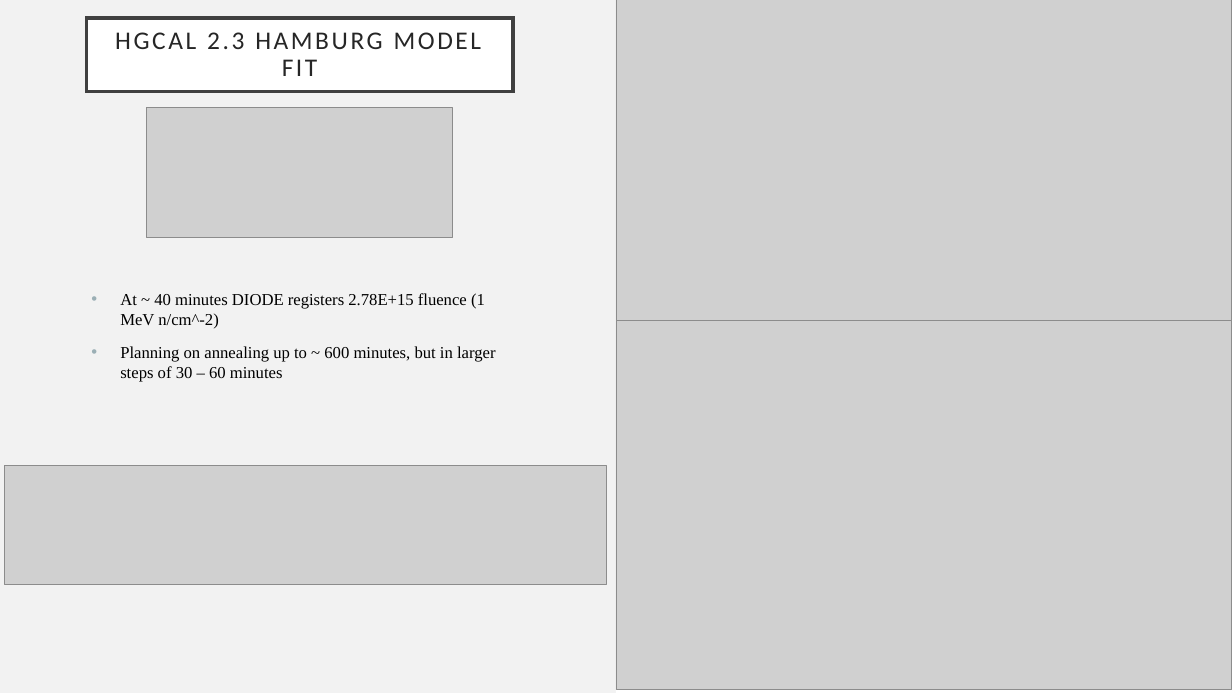
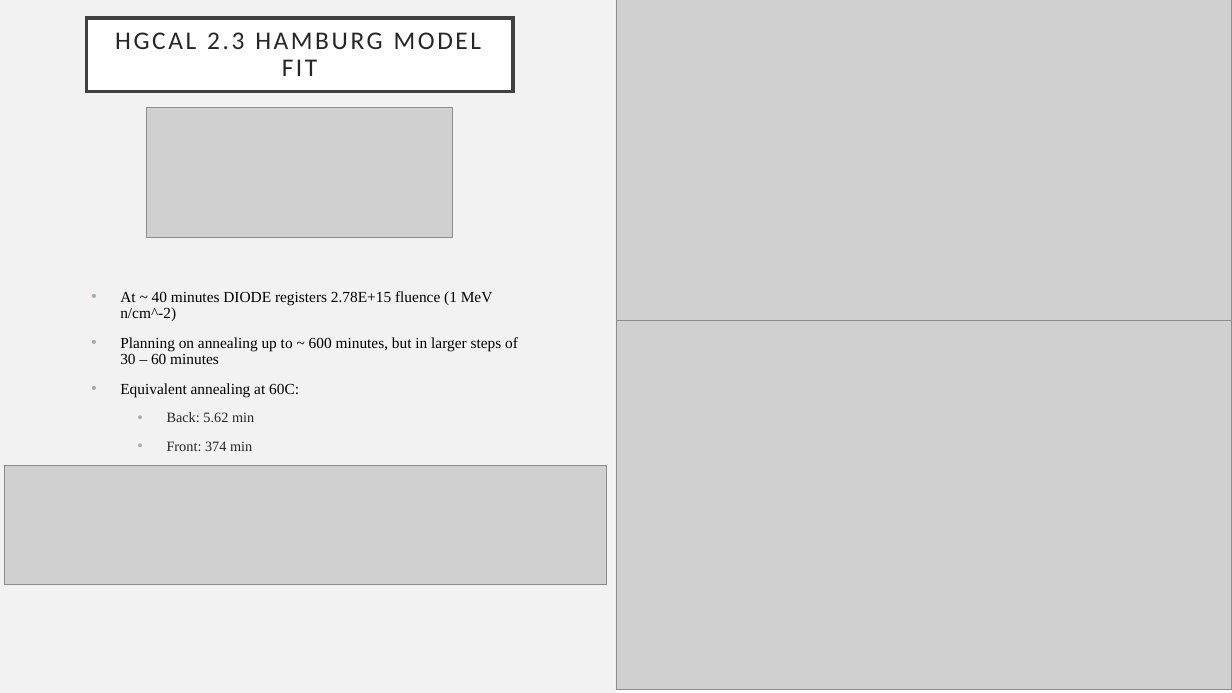
Before and after one commit to ctiley/CERN_CMS_Silicon_Sensor, a slide deck: slide 3 of Diodes/HGCAL/Presentation/2022_02_HGCAL_Diodes_Hamburg.pptx. Drawn at 1232x693 pixels with LibreOffice and Linux fonts; fonts in the diff are those of the drawing; grey boxes stand for pictures; background and template pictures are left out. Boxes give left, top, right and bottom in pixels: in the first picture for what was removed or moved away, otherwise in the second. Text is boxed around its words. In the diff, an @@ line names an element or a change of style, - is before the commit and + after.

```diff
--- a/Diodes/HGCAL/Presentation/2022_02_HGCAL_Diodes_Hamburg.pptx
+++ b/Diodes/HGCAL/Presentation/2022_02_HGCAL_Diodes_Hamburg.pptx
@@ text at [120,291,518,364]: size 13 to 12 pt in "At ~ 40 minutes DIODE registers 2.78E+15 ...", "Planning on annealing up to ~ 600 ..."; line spacing 1 to 0.9 @@
@@ text at [120,383,299,451]: paragraphs added @@
+• Equivalent annealing at 60C:
+  • Back: 5.62 min
+  • Front: 374 min
```
Also in this commit, not shown: 1 other slide changed, 21 other files.
